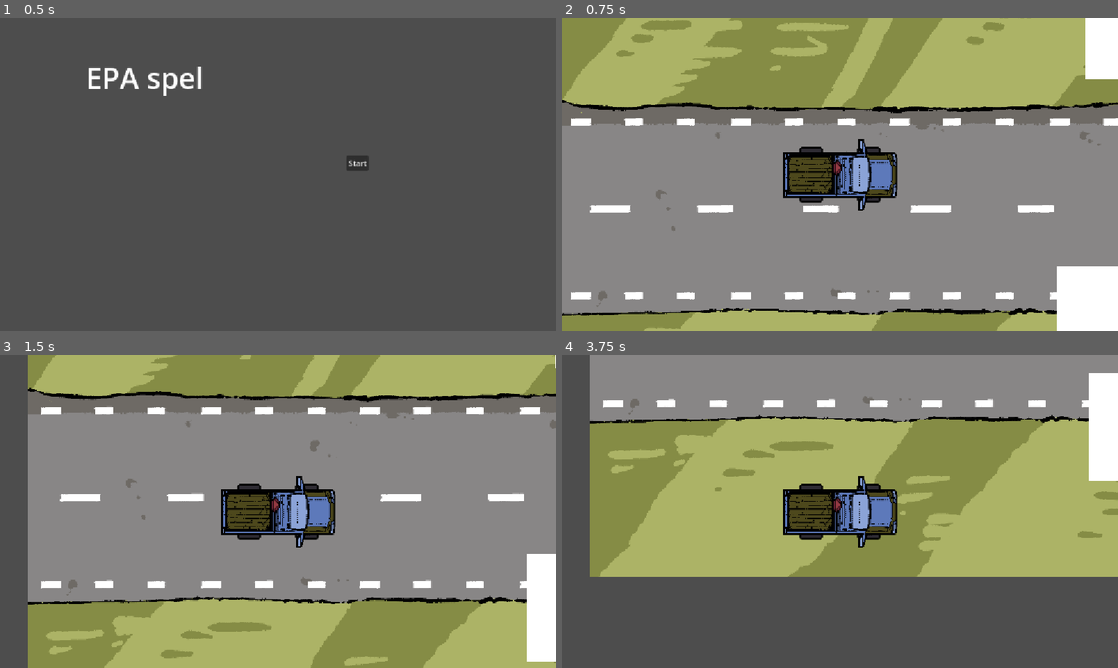
Above: before the commit, frames 1-4 (two rows, left to right).
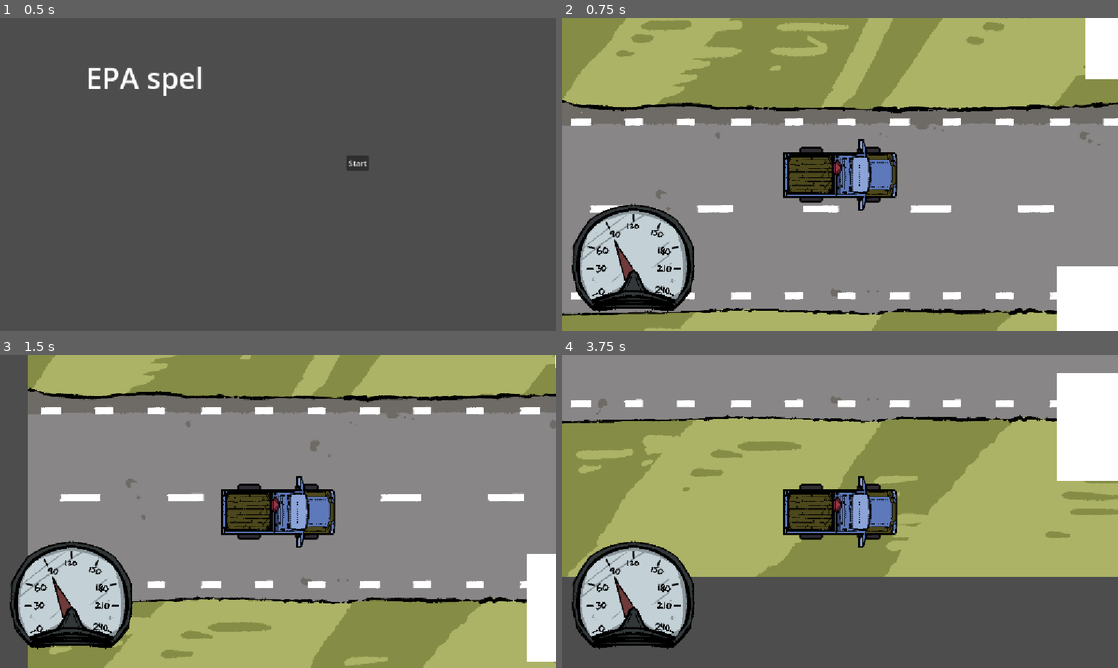
Above: after the commit, the same moments.

Repository: midenfors/project-epa
Game: Godot game, scene res://Scenes/UI/main_menu.tscn
Two runs of this game, one before a commit and one after it. Both use one fixed random seed, a clock stepped at 60 frames per second and the inputs below.
Inputs:
- Up to frame 1 (0.5 s): no input
- Up to frame 2 (0.75 s): click "Start" at 0.5 s
- Up to frame 3 (1.5 s): tap Enter at 1.25 s; hold D (Turn Right) from 1.28 s (still down); tap S (Break) at 1.35 s
- Up to frame 4 (3.75 s): release D (Turn Right) at 2.03 s; hold A (Turn Left) 2.03-2.78 s; tap W (Gas) at 2.1, 3.6 s; hold D (Turn Right) from 2.78 s (still down); tap S (Break) at 2.85 s

Frame 1 is identical in both runs. In frame 2, 5.9% of the frame differs, in the area x 1-24%, y 59-94%; in frame 3, 6.1%; in frame 4, 23%, in the area x 0-100%, y 0-94%.

Commit message:
added speedometer base script

Diff:
--- /dev/null
+++ b/Scenes/UI/hud.tscn
@@ -0,0 +1,45 @@
+[gd_scene format=3 uid="uid://dvhqp0ov4flbi"]
+
+[ext_resource type="Script" path="res://Scripts/speedometer.gd" id="1_8glcj"]
+[ext_resource type="Texture2D" uid="uid://bdms7jtderd63" path="res://Assets/Art/Speedometer_Background.png" id="1_fdl0h"]
+[ext_resource type="Texture2D" uid="uid://c2tv6xdth32vj" path="res://Assets/Art/Speedometer_Arrow.png" id="2_8glcj"]
+[ext_resource type="Texture2D" uid="uid://diunf0q6dtv5p" path="res://Assets/Art/Speedometer_Top.png" id="3_vsu76"]
+
+[node name="HUD" type="Control" unique_id=341932580]
+layout_mode = 3
+anchors_preset = 15
+anchor_right = 1.0
+anchor_bottom = 1.0
+grow_horizontal = 2
+grow_vertical = 2
+
+[node name="Speedometer" type="Control" parent="." unique_id=340154884]
+layout_mode = 1
+anchors_preset = 2
+anchor_top = 1.0
+anchor_bottom = 1.0
+offset_left = 19.0
+offset_top = -279.0
+offset_right = 275.0
+offset_bottom = -23.0
+grow_vertical = 0
+script = ExtResource("1_8glcj")
+
+[node name="BG" type="TextureRect" parent="Speedometer" unique_id=653147771]
+layout_mode = 0
+offset_right = 256.0
+offset_bottom = 256.0
+texture = ExtResource("1_fdl0h")
+
+[node name="Arrow" type="Sprite2D" parent="Speedometer" unique_id=986789983]
+position = Vector2(130, 180)
+rotation = -0.44654956
+scale = Vector2(0.99999994, 0.99999994)
+texture = ExtResource("2_8glcj")
+offset = Vector2(-2.285, -32.24)
+
+[node name="FG" type="TextureRect" parent="Speedometer" unique_id=1982562522]
+layout_mode = 0
+offset_right = 256.0
+offset_bottom = 256.0
+texture = ExtResource("3_vsu76")
--- a/Scenes/world.tscn
+++ b/Scenes/world.tscn
@@ -4,11 +4,12 @@
 [ext_resource type="PackedScene" uid="uid://cq7mavo41v6b6" path="res://Scenes/obstacle.tscn" id="1_a02cp"]
 [ext_resource type="Texture2D" uid="uid://dggjygmr5n17p" path="res://Assets/Art/Background1.png" id="2_8j60k"]
 [ext_resource type="PackedScene" uid="uid://jlu1jv40kyf0" path="res://Scenes/car.tscn" id="2_go701"]
+[ext_resource type="PackedScene" uid="uid://dvhqp0ov4flbi" path="res://Scenes/UI/hud.tscn" id="5_fo5ed"]
 
 [sub_resource type="RectangleShape2D" id="RectangleShape2D_qi6xy"]
 size = Vector2(3965, 450)
 
-[node name="world" type="Node2D" unique_id=235366172]
+[node name="world" type="Node" unique_id=521325791]
 script = ExtResource("1_5a7ea")
 
 [node name="Background1" type="Sprite2D" parent="." unique_id=1900512445]
@@ -54,5 +55,6 @@
 
 [node name="Car" parent="." unique_id=1563742778 instance=ExtResource("2_go701")]
 
-[connection signal="body_entered" from="Background1/GrassArea" to="." method="_on_grass_area_body_entered"]
-[connection signal="body_exited" from="Background1/GrassArea" to="." method="_on_grass_area_body_exited"]
+[node name="CanvasLayer" type="CanvasLayer" parent="." unique_id=1650432471]
+
+[node name="HUD" parent="CanvasLayer" unique_id=341932580 instance=ExtResource("5_fo5ed")]
--- a/Scripts/world.gd
+++ b/Scripts/world.gd
@@ -1,4 +1,4 @@
-extends Node2D
+extends Node
 
 
 
